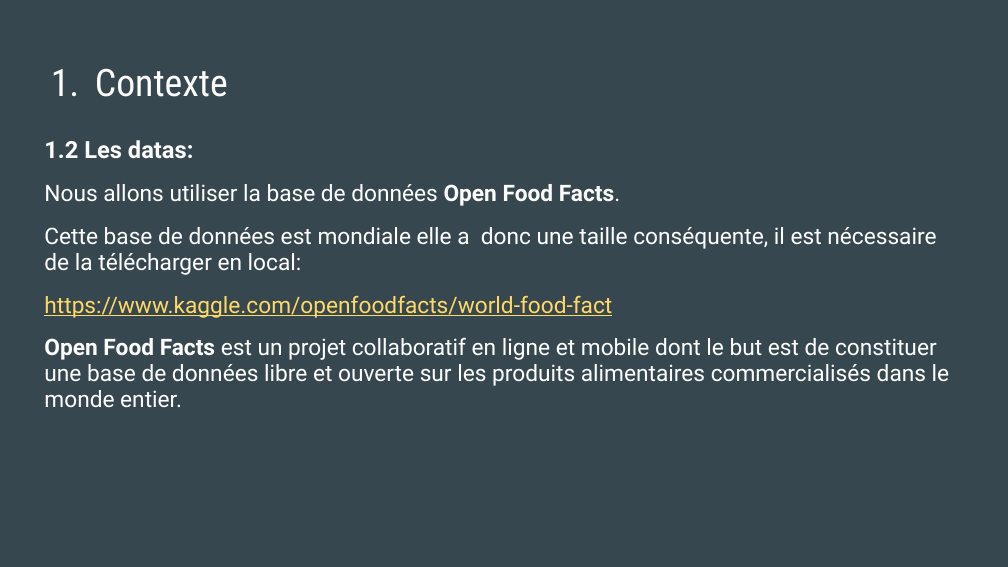
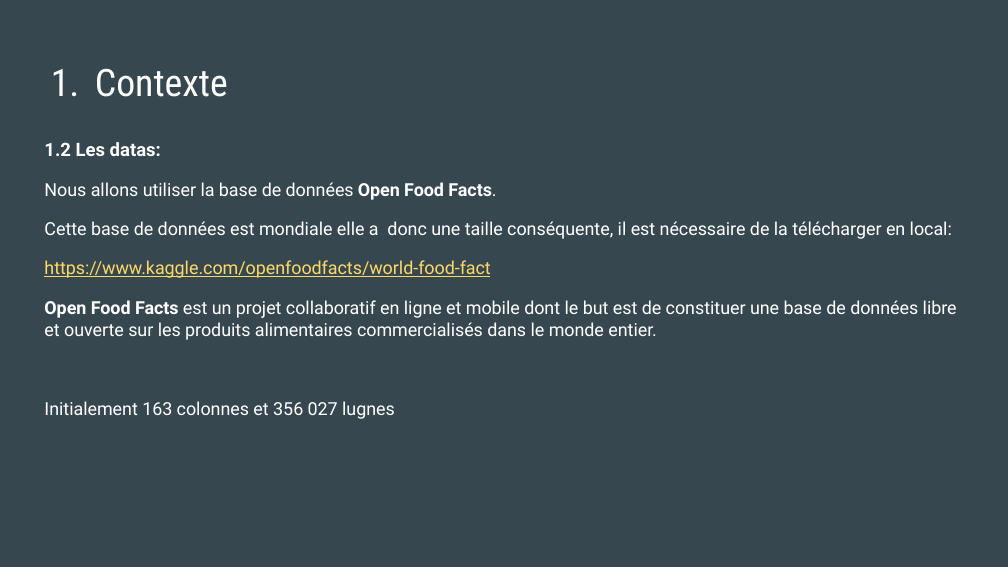
Before and after one commit to MarieDeSmedt/FoodFlix, a slide deck: slide 4 of FOODFLIX.pptx. Drawn at 1008x567 pixels with LibreOffice and Linux fonts; fonts in the diff are those of the drawing. Boxes give left, top, right and bottom in pixels: in the first picture for what was removed or moved away, otherwise in the second. Text is boxed around its words. In the diff, an @@ line names an element or a change of style, - is before the commit and + after.

```diff
--- a/FOODFLIX.pptx
+++ b/FOODFLIX.pptx
@@ text at (44, 142, 957, 340): size 16.9 to 13.3 pt in "1.2 Les datas:"; size 16.2 to 12.7 pt in "Nous allons utiliser la base de données ...", "Cette base de données est mondiale elle ...", "https://www.kaggle.com/openfoodfacts/world-food-fact", "Open Food Facts est un projet collaboratif ..."; line spacing 0.95 to 1.05 @@
@@ text at (44, 401, 395, 419): paragraph added @@
+Initialement 163 colonnes et 356 027 lugnes
```
Also in this commit, not shown: 2 other slides changed.
